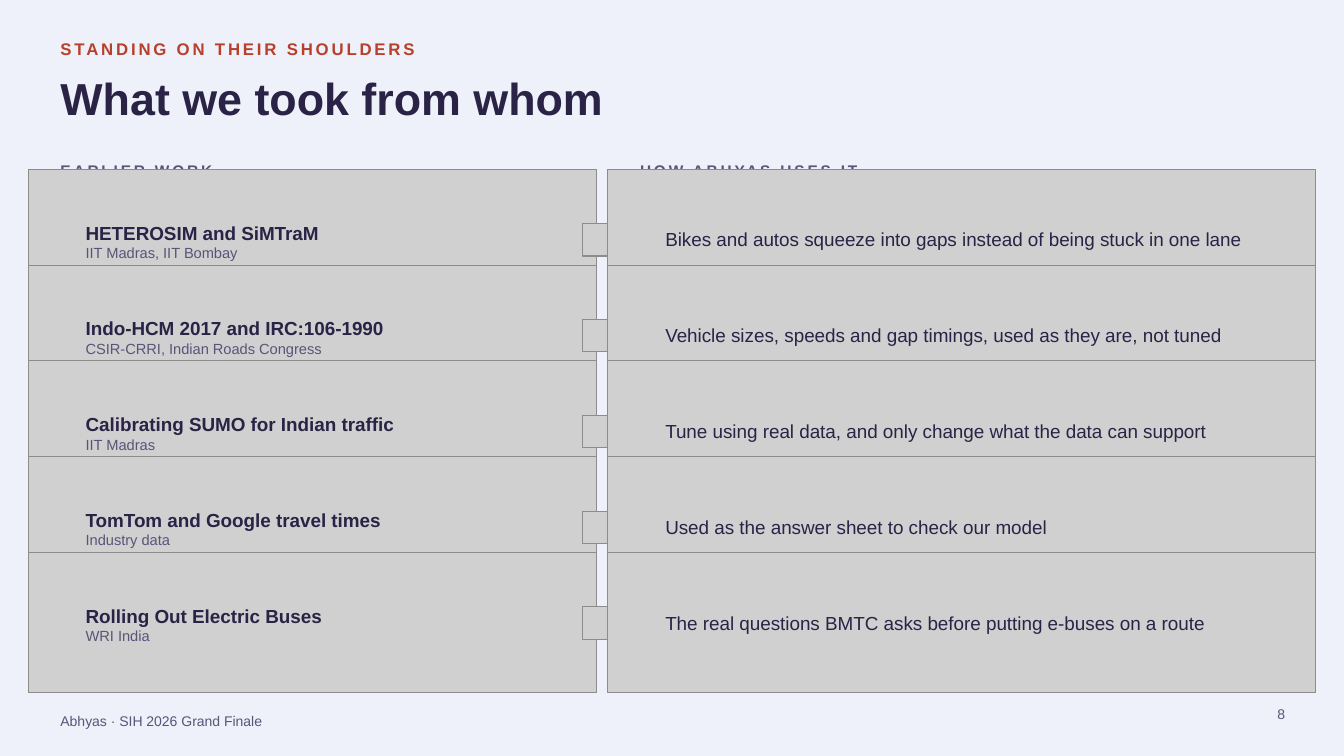
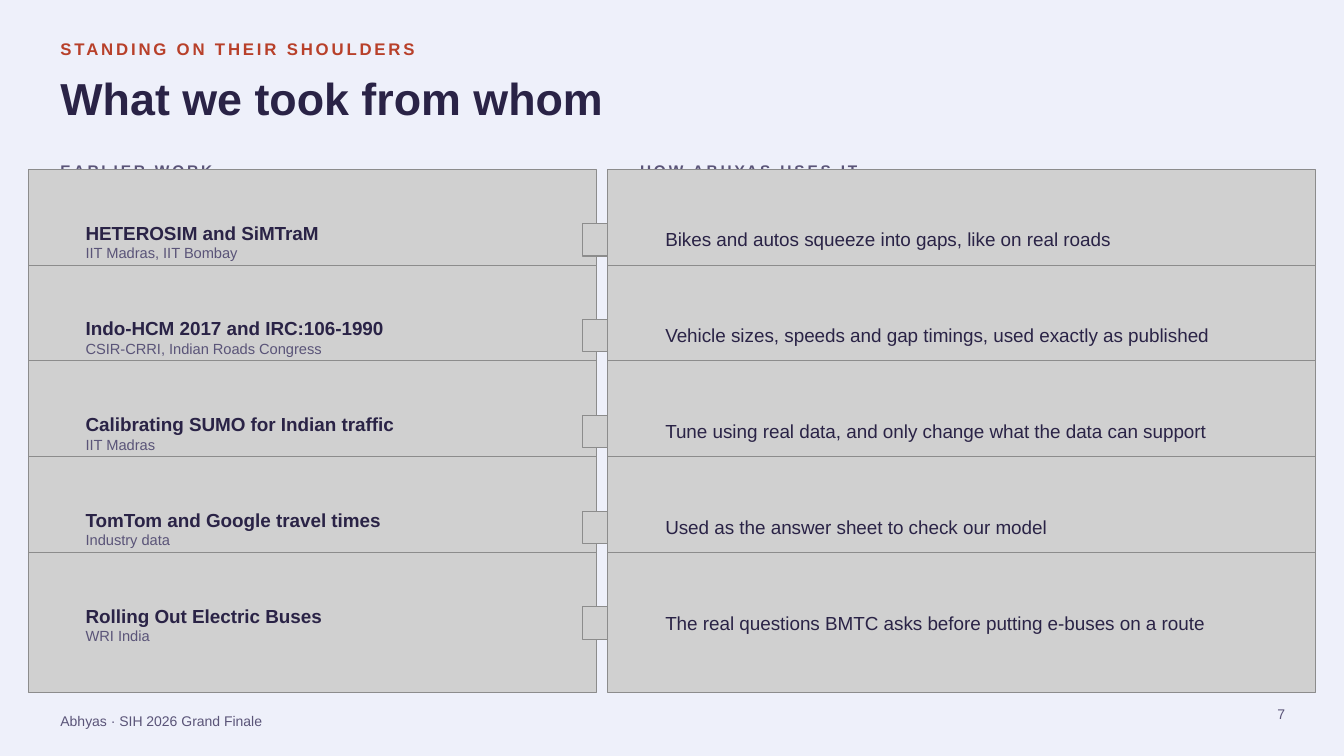
Before and after one commit to UnKnownnPasta/Abhyas, a slide deck: slide 7 of presentation/Abhyas_SIH2026_Finale.pptx (slide 8 before the commit). Drawn at 1344x756 pixels with LibreOffice and Linux fonts; fonts in the diff are those of the drawing; grey boxes stand for pictures. Boxes give left, top, right and bottom in pixels: in the first picture for what was removed or moved away, otherwise in the second. Text is boxed around its words. In the diff, an @@ line names an element or a change of style, - is before the commit and + after.

```diff
--- a/presentation/Abhyas_SIH2026_Finale.pptx
+++ b/presentation/Abhyas_SIH2026_Finale.pptx
@@ text at box(665, 232, 1110, 250): text changed @@
-Bikes and autos squeeze into gaps instead of being stuck in one lane
+Bikes and autos squeeze into gaps, like on real roads
@@ text at box(665, 328, 1209, 346): text changed @@
-Vehicle sizes, speeds and gap timings, used as they are, not tuned
+Vehicle sizes, speeds and gap timings, used exactly as published
@@ page number at box(1277, 709, 1285, 719): text changed @@
-8
+7
```
Also in this commit, not shown: 9 other slides changed, 1 slide removed.
